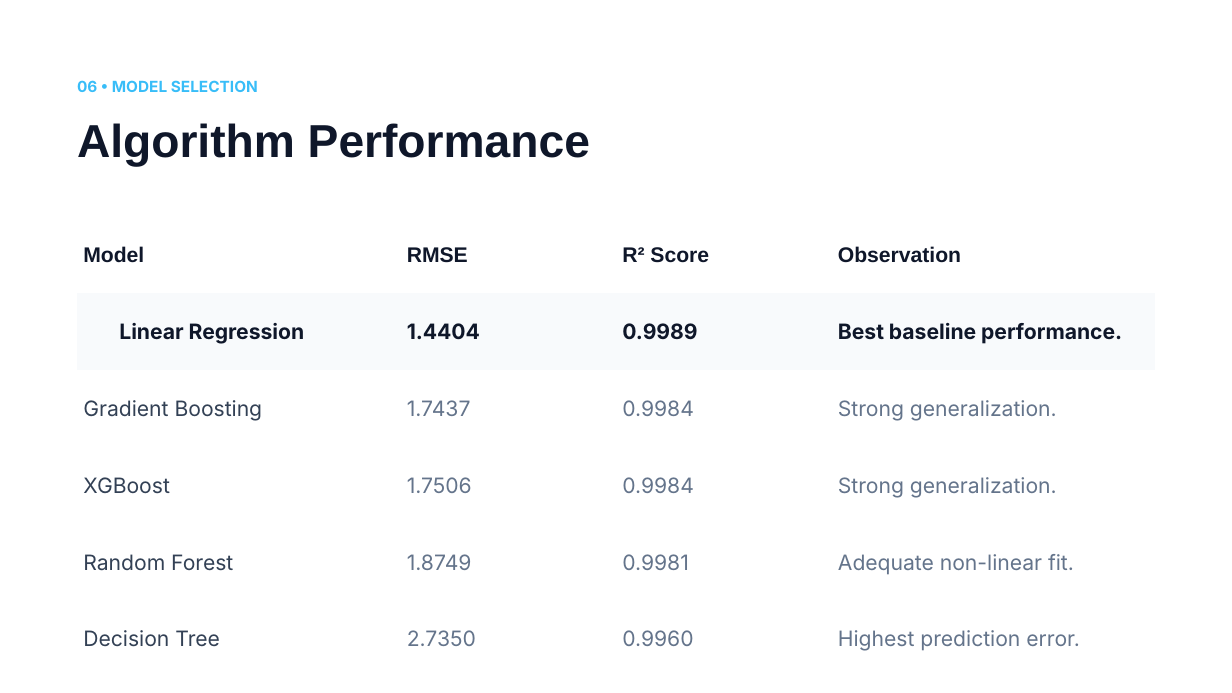
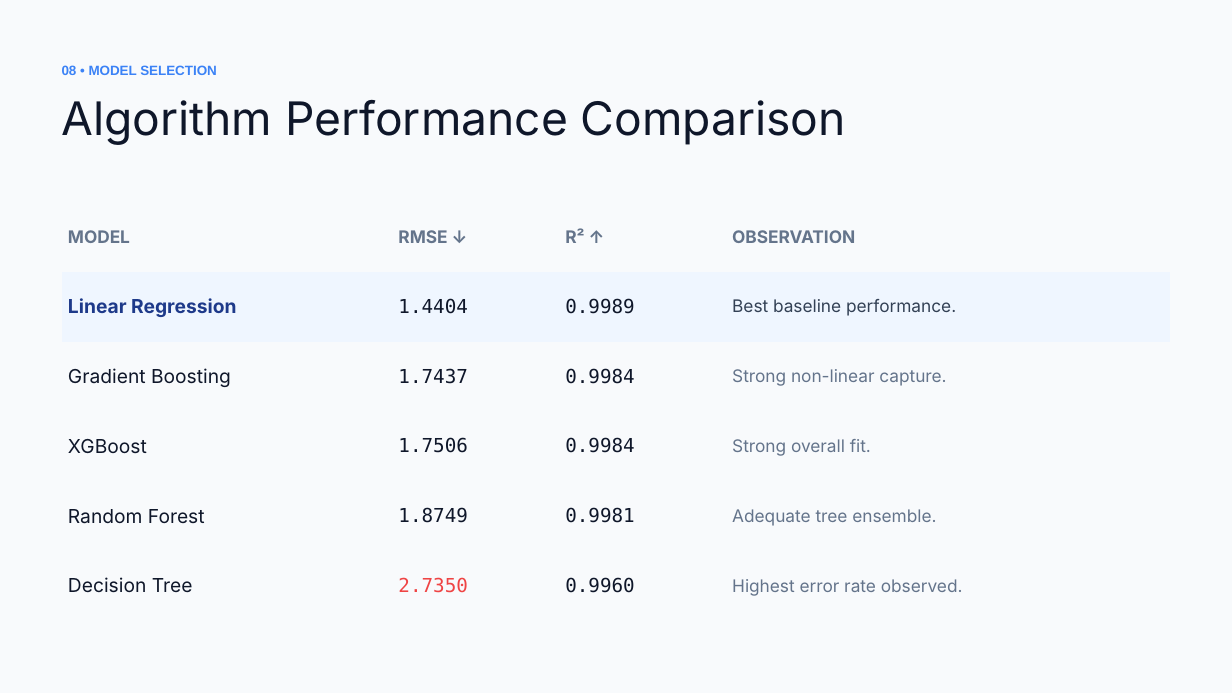
Before and after one commit to vkvinodhkumar/Crowd_optimization, a slide deck: slide 9 of Crowd_optimization/PPT/Crowd Density Prediction.pptx (slide 7 before the commit). Drawn at 1232x693 pixels with LibreOffice and Linux fonts; fonts in the diff are those of the drawing; background and template pictures are left out. Boxes give left, top, right and bottom in pixels: in the first picture for what was removed or moved away, otherwise in the second. Text is boxed around its words. In the diff, an @@ line names an element or a change of style, - is before the commit and + after.

Commit message:
ppt

```diff
--- a/Crowd_optimization/PPT/Crowd Density Prediction.pptx
+++ b/Crowd_optimization/PPT/Crowd Density Prediction.pptx
@@ background #FFFFFF to #F8FAFC @@
@@ text at box(62, 65, 217, 75): text changed; size 12 to 10.5 pt; font Inter to Arial; text colour #38BDF8 to #3B82F6 @@
-06 • MODEL SELECTION
+08 • MODEL SELECTION
@@ text at box(62, 100, 846, 145): text changed; font Arial to Inter; bold off @@
-Algorithm Performance
+Algorithm Performance Comparison
@@ table at box(62, 202, 1172, 621) @@
-row 1: Model | RMSE | R² Score | Observation
+row 1: MODEL | RMSE ↓ | R² ↑ | OBSERVATION
-row 3, column 4: Strong generalization.
+row 3, column 4: Strong non-linear capture.
-row 4, column 4: Strong generalization.
+row 4, column 4: Strong overall fit.
-row 5, column 4: Adequate non-linear fit.
+row 5, column 4: Adequate tree ensemble.
-row 6, column 4: Highest prediction error.
+row 6, column 4: Highest error rate observed.
@@ fill #F8FAFC to #EFF6FF in row 2 @@
@@ size 16.5 to 15 pt in "Linear Regression", "1.4404", "0.9989", "Gradient Boosting" and 11 more places @@
@@ text colour #0F172A to #1E3A8A in "Linear Regression" @@
@@ font Inter to DejaVu Sans Mono in "1.4404", "0.9989", "1.7437", "0.9984" and 6 more places @@
@@ bold off in "1.4404", "0.9989", "Best baseline performance." @@
@@ size 16.5 to 13.5 pt, text colour #0F172A to #334155 in "Best baseline performance." @@
@@ text colour #334155 to #0F172A in "Gradient Boosting", "XGBoost", "Random Forest", "Decision Tree" @@
@@ text colour #64748B to #0F172A in "1.7437", "0.9984", "1.7506", "0.9984" and 3 more places @@
@@ text colour #64748B to #EF4444 in "2.7350" @@
@@ table: place and size @@
-table at box(77, 216, 1154, 677)
+table at box(62, 202, 1172, 621)
```
Also in this commit, not shown: 2 other slides changed, 10 slides added, 7 slides removed.
